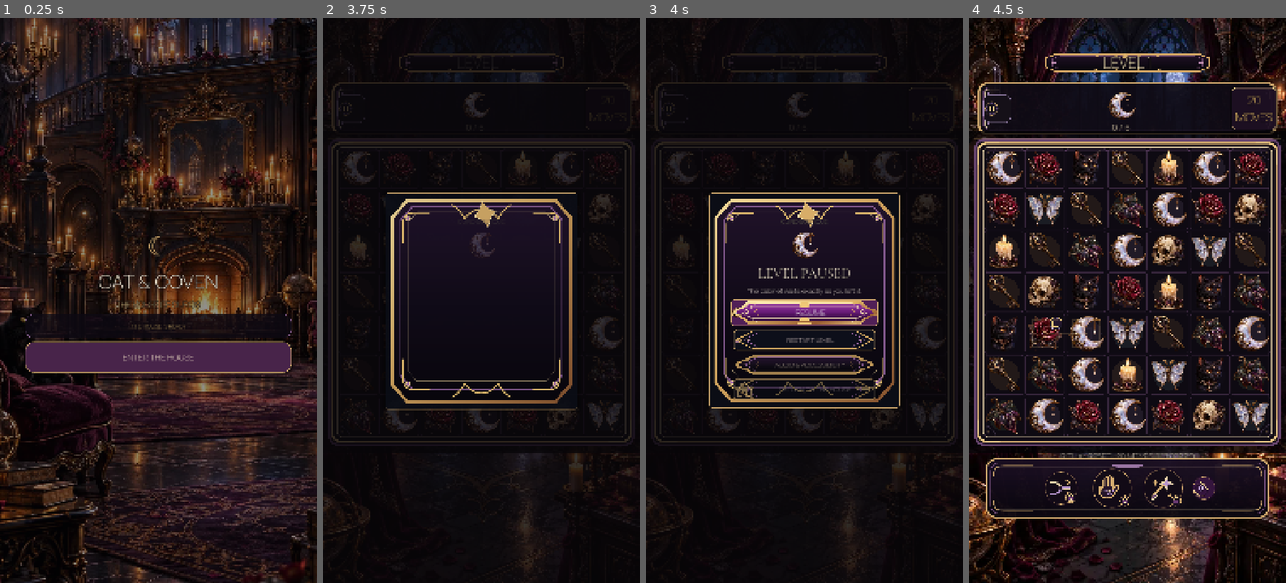
Above: before the commit, frames 1-4 (left to right).
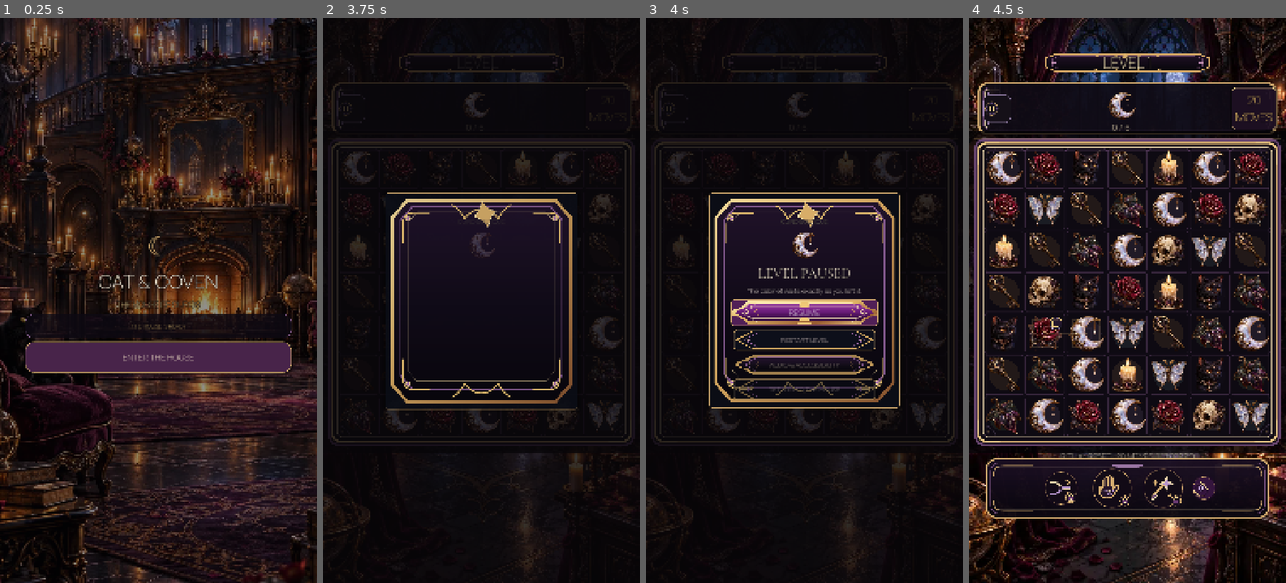
Above: after the commit, the same moments.

Repository: Jay-prodesign/akilta-match3
Game: Godot game, scene res://src/app/app_bootstrap.tscn
Same seed, same stepped clock (60 frames per second), same inputs: the game is played once before the commit and once after it.
Inputs (mouse positions are in pixels of both pictures, inside the frame that each line leads up to):
- Up to frame 1 (0.25 s): no input
- Up to frame 2 (3.75 s): click "ENTER THE HOUSE" at 0.5 s; click "PLAY LEVEL 1" at 1.25 s; click "1" at 2 s; click "PLAY" at 2.75 s; click (351, 108) at 3.5 s
- Up to frame 3 (4 s): no input
- Up to frame 4 (4.5 s): click "RESTART LEVEL" at 4.25 s

Frames 1-2 are identical in both runs. In frame 3, 0.3% of the frame differs, in the area x 27-65%, y 51-68%; in frame 4, nothing differs.

Commit message:
Remove clipped pause action icons from ornamental button silhouettes

Diff:
--- a/src/ui/gameplay/gameplay_screen.gd
+++ b/src/ui/gameplay/gameplay_screen.gd
@@ -197,13 +197,11 @@
 		gameplay_hud.move_child(pause_button, 1)
 	pause_button.icon = PieceAssetLoader.ornament(GAMEPLAY_PAUSE_ICON_PATH)
 	pause_sigil.texture = PieceAssetLoader.ornament(String(OBJECTIVE_ART_PATHS["moon"]))
-	pause_resume.icon = PieceAssetLoader.ornament(String(OBJECTIVE_ART_PATHS["moon"]))
-	pause_retry.icon = PieceAssetLoader.ornament(String(NORTH_STAR_BOOSTER_ART_PATHS["shuffle"]))
-	pause_settings.icon = PieceAssetLoader.ornament("res://assets/ui/ui_settings.svg")
-	pause_exit.icon = PieceAssetLoader.ornament("res://assets/ui/nav_house.webp")
+	# Keep modal actions text-led: the ornamental bevel owns their silhouette.
+	# Leading icons collided with the authored endcaps at target resolution.
 	for pause_action in [pause_resume, pause_retry, pause_settings, pause_exit]:
-		pause_action.expand_icon = true
-		pause_action.icon_alignment = HORIZONTAL_ALIGNMENT_LEFT
+		pause_action.icon = null
+		pause_action.expand_icon = false
 	pause_button.set_meta("production_chrome_kind", "gameplay_pause_icon")
 	pause_button.set_meta("production_chrome_asset", GAMEPLAY_PAUSE_ICON_PATH)
 	ProductionChrome.apply_gameplay_action_button(pause_resume, "primary", "pause_resume")
